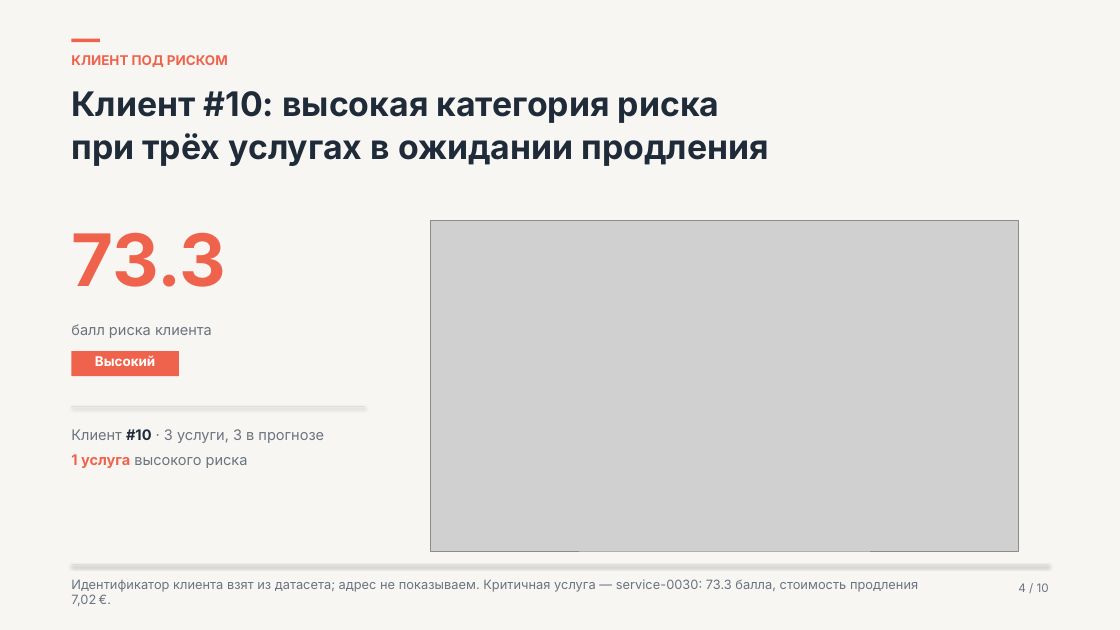
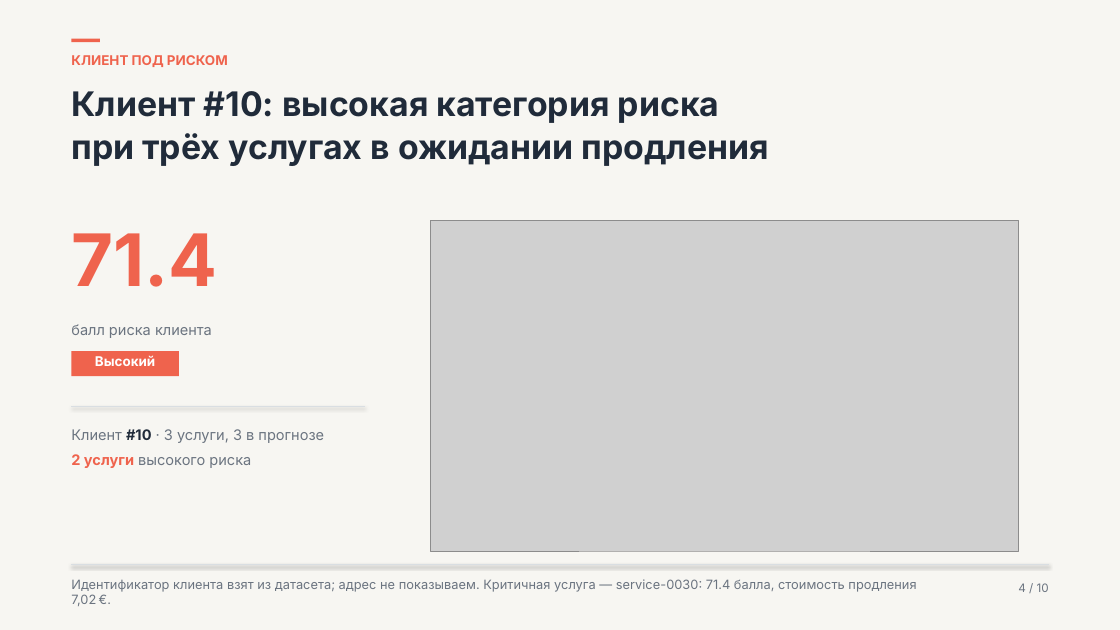
Before and after one commit to Pixelminds-hub/aeza-analizer, a slide deck: slide 4 of aeza_hackathon_osen_2026.pptx. Drawn at 1120x630 pixels with LibreOffice and Linux fonts; fonts in the diff are those of the drawing; grey boxes stand for pictures. Boxes give left, top, right and bottom in pixels: in the first picture for what was removed or moved away, otherwise in the second. Text is boxed around its words. In the diff, an @@ line names an element or a change of style, - is before the commit and + after.

```diff
--- a/aeza_hackathon_osen_2026.pptx
+++ b/aeza_hackathon_osen_2026.pptx
@@ text at [71, 233, 217, 287]: text changed @@
-73.3
+71.4
@@ text at [71, 454, 251, 468]: text changed @@
-1 услуга высокого риска
+2 услуги высокого риска
@@ text at [71, 579, 916, 606]: text changed @@
-Идентификатор клиента взят из датасета; адрес не показываем. Критичная услуга — service-0030: 73.3 балла, стоимость продления 7,02 €.
+Идентификатор клиента взят из датасета; адрес не показываем. Критичная услуга — service-0030: 71.4 балла, стоимость продления 7,02 €.
```
Also in this commit, not shown: 3 other slides changed, 1 other file.
